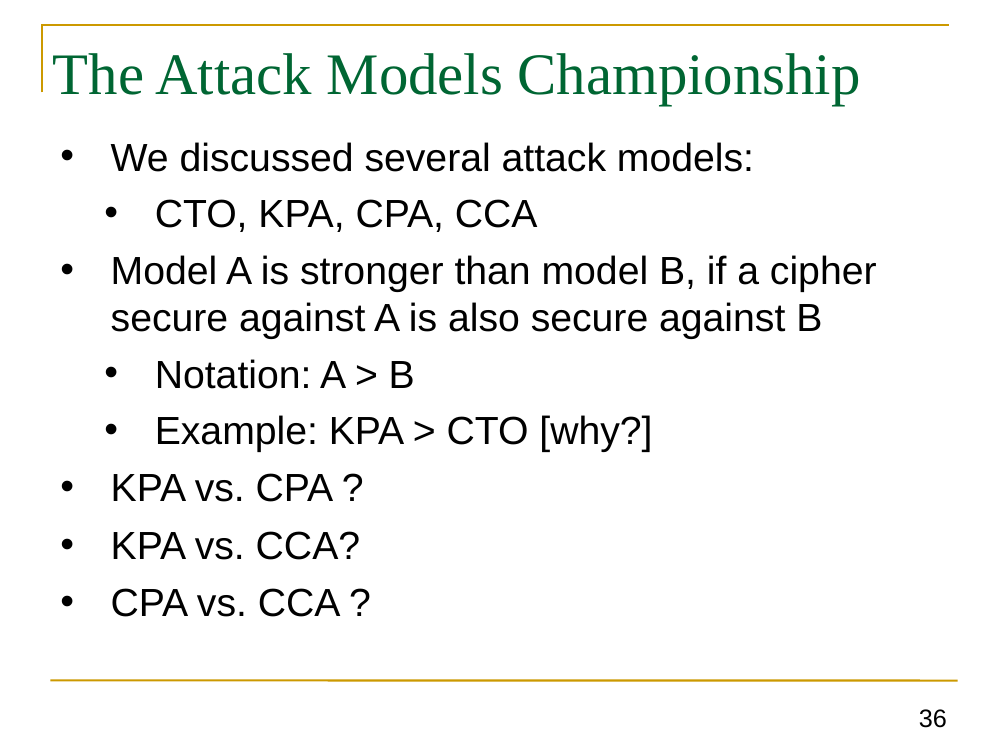
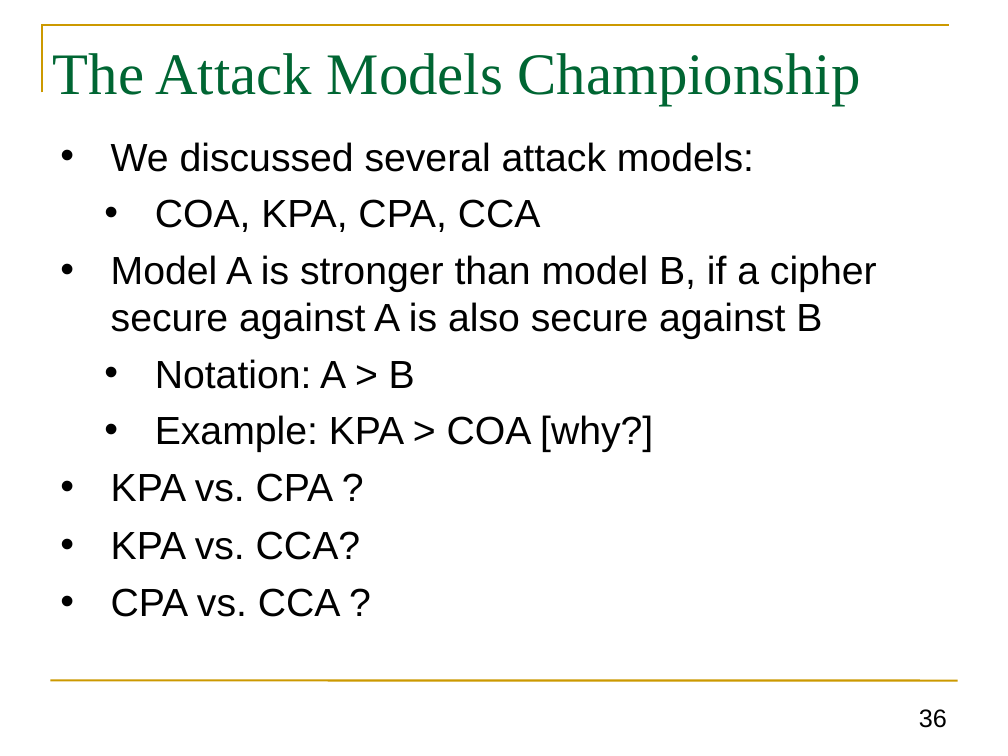
Before and after one commit to GhadaAlmashaqbeh/GhadaAlmashaqbeh.github.io, a slide deck: slide 36 of courses/cse3400-f2025/lecture2.pptx. Drawn at 1008x756 pixels with LibreOffice and Linux fonts; fonts in the diff are those of the drawing. Boxes give left, top, right and bottom in pixels: in the first picture for what was removed or moved away, otherwise in the second. Text is boxed around its words. In the diff, an @@ line names an element or a change of style, - is before the commit and + after.

```diff
--- a/courses/cse3400-f2025/lecture2.pptx
+++ b/courses/cse3400-f2025/lecture2.pptx
@@ text at (155,199,541,232): text changed @@
-  • CTO, KPA, CPA, CCA
+  • COA, KPA, CPA, CCA
@@ text at (155,415,653,452): text changed @@
-  • Example: KPA > CTO [why?]
+  • Example: KPA > COA [why?]
```
Also in this commit, not shown: 4 other slides changed, 2 other files.
